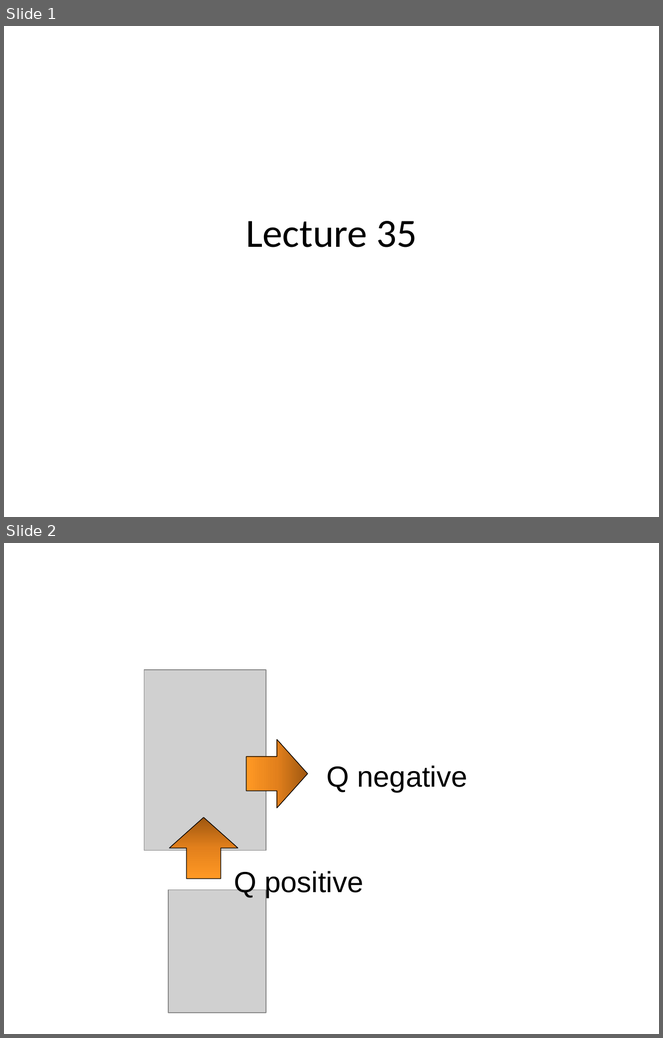
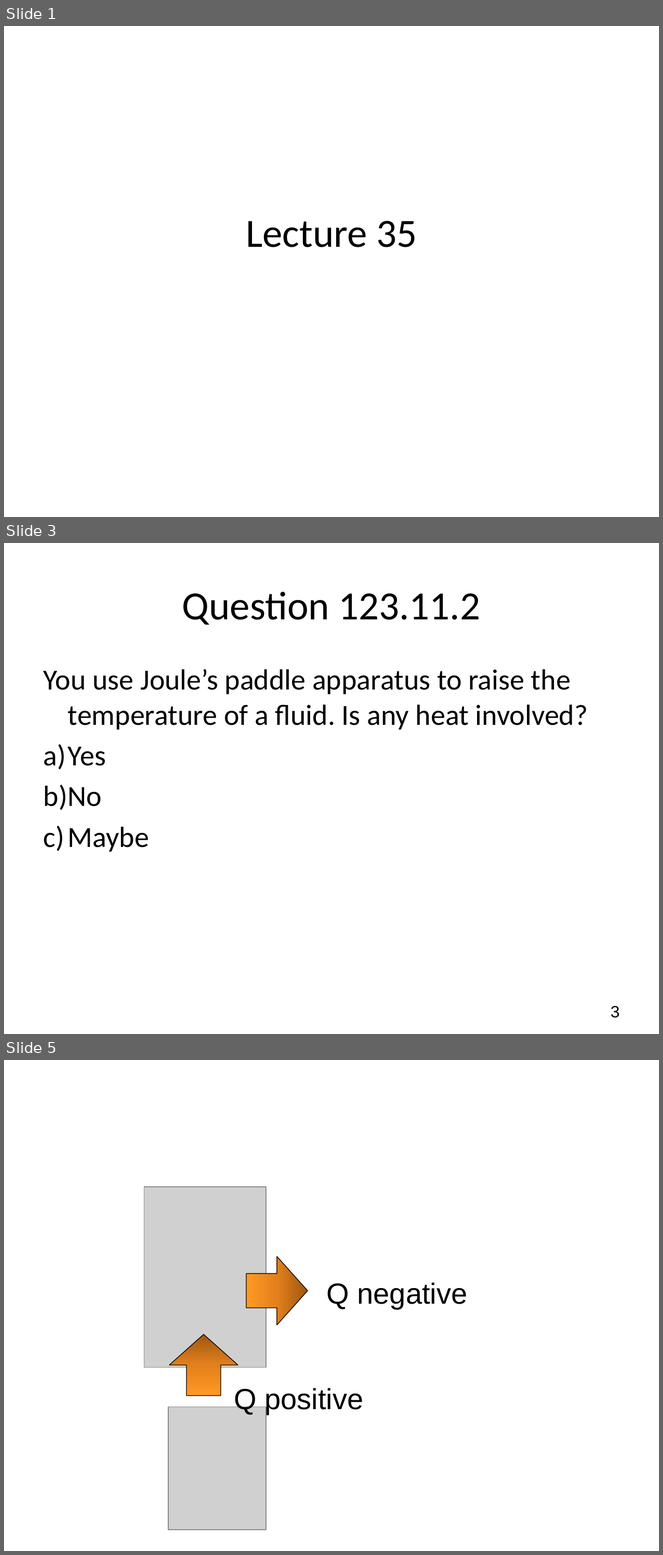
Before and after one commit to rtlines/Introductory-Physics-II, a slide deck: Lecture_Slides/PH 123 Lecture 35.pptx. Shown one above the other, each under a label of ours: slides 1 and 2 before the commit, slides 1, 3 and 5 after it; the slides between them are not shown. The pictures are 663x1038 and 663x1555 pixels, drawn with LibreOffice and Linux fonts; fonts in the diff are those of the drawing; grey boxes stand for pictures. Boxes give left, top, right and bottom in pixels: in the first picture for what was removed or moved away, otherwise in the second. Text is boxed around its words. In the diff, an @@ line names an element or a change of style, - is before the commit and + after.

```diff
--- a/Lecture_Slides/PH 123 Lecture 35.pptx
+++ b/Lecture_Slides/PH 123 Lecture 35.pptx
@@ slide 3 added at bbox=[4, 543, 659, 1034], background #FFFFFF @@
@@ title added at bbox=[182, 591, 481, 625], 44 pt, text #000000 @@
+Question 123.11.2
@@ text added at bbox=[44, 669, 588, 852], 32 pt, text #000000 @@
+You use Joule’s paddle apparatus to raise the temperature of a fluid. Is any heat involved?
+a) Yes
+b) No
+c) Maybe
@@ page number added at bbox=[611, 1006, 620, 1018], 18 pt, text #000000 @@
+3
@@ what was slide 2 is now slide 5 @@
```
Also in this commit, not shown: 3 slides changed, 12 other slides added, 1 slide removed, 23 other files.
